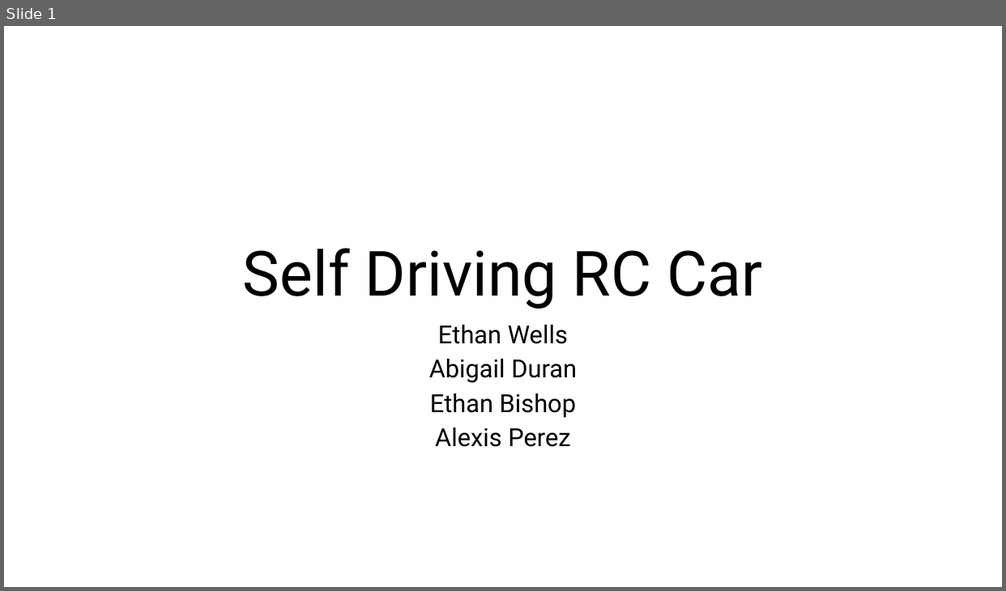
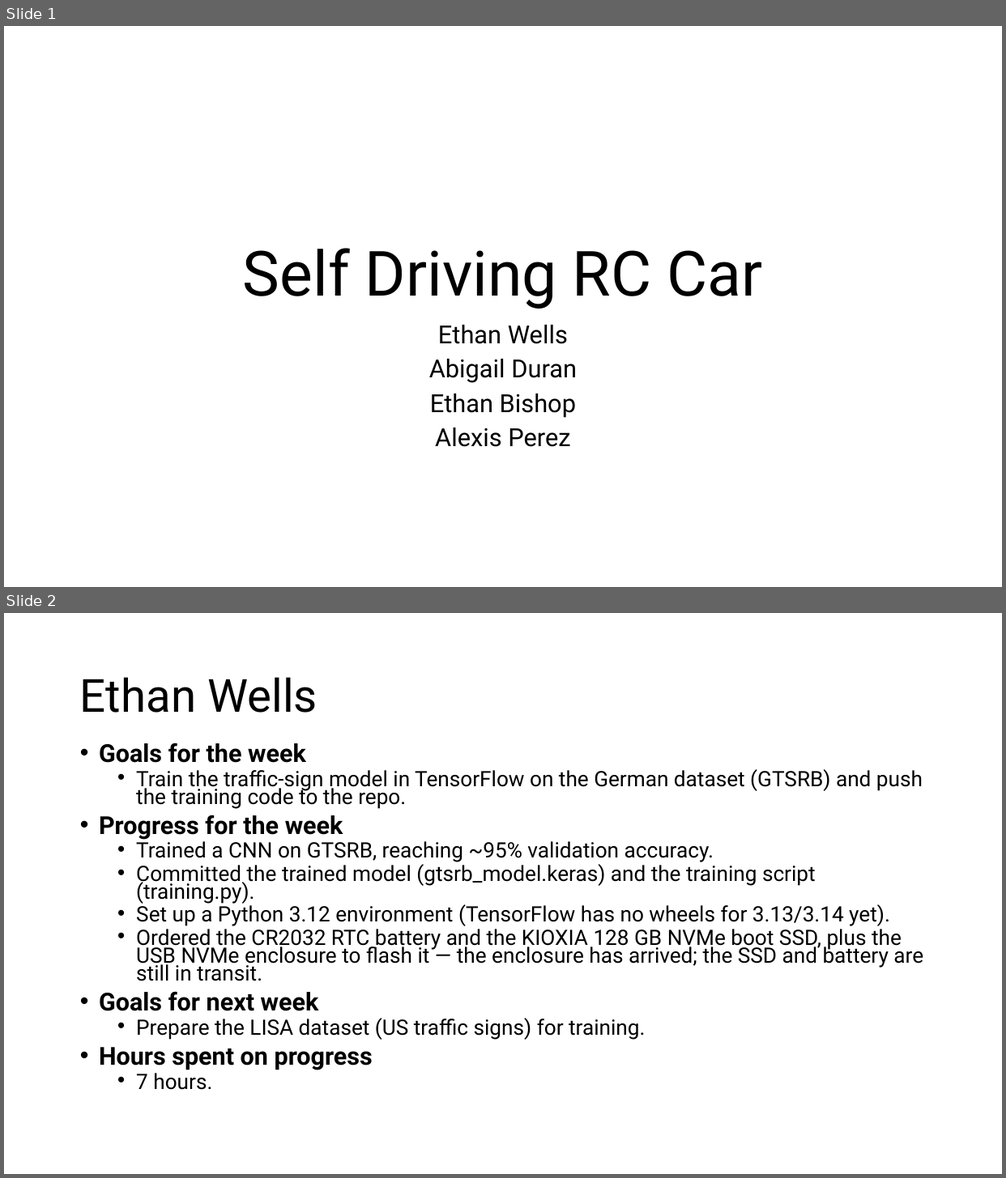
Before and after one commit to EthanWellsSr/Self-Driving-RC-Car, a slide deck: Weekly Reports/Week 4/Self-Driving-RC-Car - Week 4.pptx. Shown one above the other, each under a label of ours: slide 1 before the commit, slides 1 and 2 after it. The pictures are 1006x591 and 1006x1178 pixels, drawn with LibreOffice and Linux fonts; fonts in the diff are those of the drawing. Boxes give left, top, right and bottom in pixels: in the first picture for what was removed or moved away, otherwise in the second. Text is boxed around its words. In the diff, an @@ line names an element or a change of style, - is before the commit and + after.

Commit message:
Assemble Week 4 deck and archive to Week 4/

```diff
--- a/Weekly Reports/Week 4/Self-Driving-RC-Car - Week 4.pptx
+++ b/Weekly Reports/Week 4/Self-Driving-RC-Car - Week 4.pptx
@@ slide 2 added at [4,613,1002,1174], background #FFFFFF @@
@@ title added at [80,677,317,713], 44 pt, text #000000 @@
+Ethan Wells
@@ text added at [99,743,923,1090], 20.4 pt, text #000000 @@
+• Goals for the week
+  • Train the traffic-sign model in TensorFlow on the German dataset (GTSRB) and push the training code to the repo.
+• Progress for the week
+  • Trained a CNN on GTSRB, reaching ~95% validation accuracy.
+  • Committed the trained model (gtsrb_model.keras) and the training script (training.py).
+  • Set up a Python 3.12 environment (TensorFlow has no wheels for 3.13/3.14 yet).
+  • Ordered the CR2032 RTC battery and the KIOXIA 128 GB NVMe boot SSD, plus the USB NVMe enclosure to flash it — the enclosure has arrived; the SSD and battery are still in transit.
+• Goals for next week
+  • Prepare the LISA dataset (US traffic signs) for training.
+• Hours spent on progress
+  • 7 hours.
```
Also in this commit, not shown: 3 other slides added, 1 slide removed, 1 other file.
